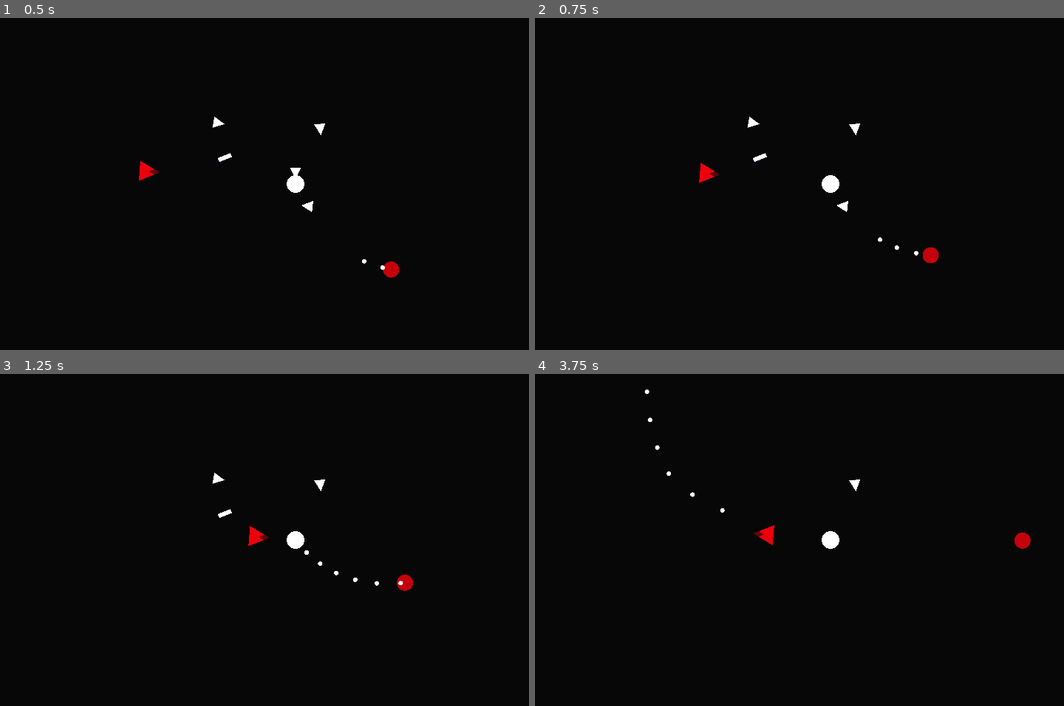
Above: before the commit, frames 1-4 (two rows, left to right).
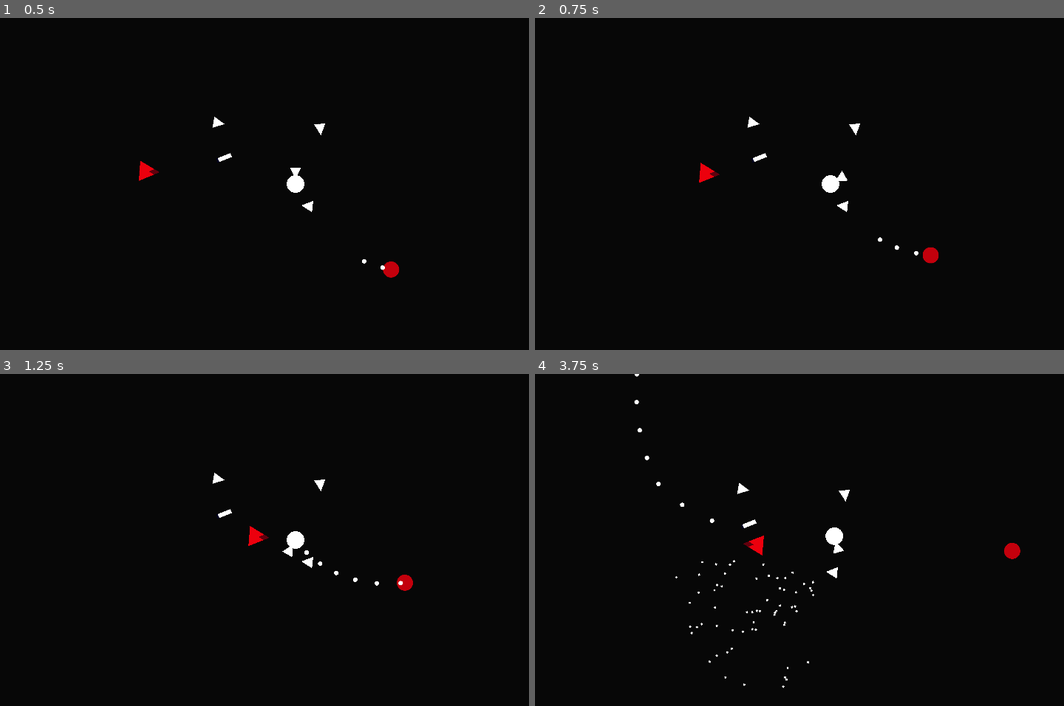
Above: after the commit, the same moments.

Repository: Leeway001Write/melonJam6
Game: Godot game, scene res://Levels/world.tscn
Two runs of this game, one before a commit and one after it. Both use one fixed random seed, a clock stepped at 60 frames per second and the inputs below.
Inputs:
- Up to frame 1 (0.5 s): no input
- Up to frame 2 (0.75 s): tap Enter at 0.5 s; hold D (right) from 0.53 s (still down); tap X (DestroyTest) at 0.6 s
- Up to frame 3 (1.25 s): keep holding D (right)
- Up to frame 4 (3.75 s): release D (right) at 1.28 s; hold A (left) 1.28-2.03 s; tap Space (fire) at 1.35, 2.85 s; hold D (right) 2.03-2.78 s; tap X (DestroyTest) at 2.1, 3.6 s; hold W (forward) 2.78-3.53 s; hold A (left) from 3.53 s (still down)

Frame 1 is identical in both runs. In frame 2, less than 0.1% of the frame differs, in the area x 57-60%, y 46-50%; in frame 3, less than 0.1%; in frame 4, 1.1%, in the area x 18-94%, y 0-95%.

Commit message:
Made it so that the components can't be destroyed when not on ship.

Diff:
--- a/escape-from-greenland/Prefabs/ship.tscn
+++ b/escape-from-greenland/Prefabs/ship.tscn
@@ -28,6 +28,7 @@
 
 [node name="InitialBooster" parent="Components/Boosters" instance=ExtResource("1_7nyfi")]
 position = Vector2(0, -71)
+health = 10000
 test = true
 
 [node name="Guns" type="Node2D" parent="Components"]
--- a/escape-from-greenland/Scripts/component.gd
+++ b/escape-from-greenland/Scripts/component.gd
@@ -29,7 +29,7 @@
 		if not attached:
 			return
 		hit_something.emit(component, area)
-	elif area.is_in_group("DamagePlayer"):
+	elif area.is_in_group("DamagePlayer") and attached:
 		_hurt()
 
 func _hurt():
